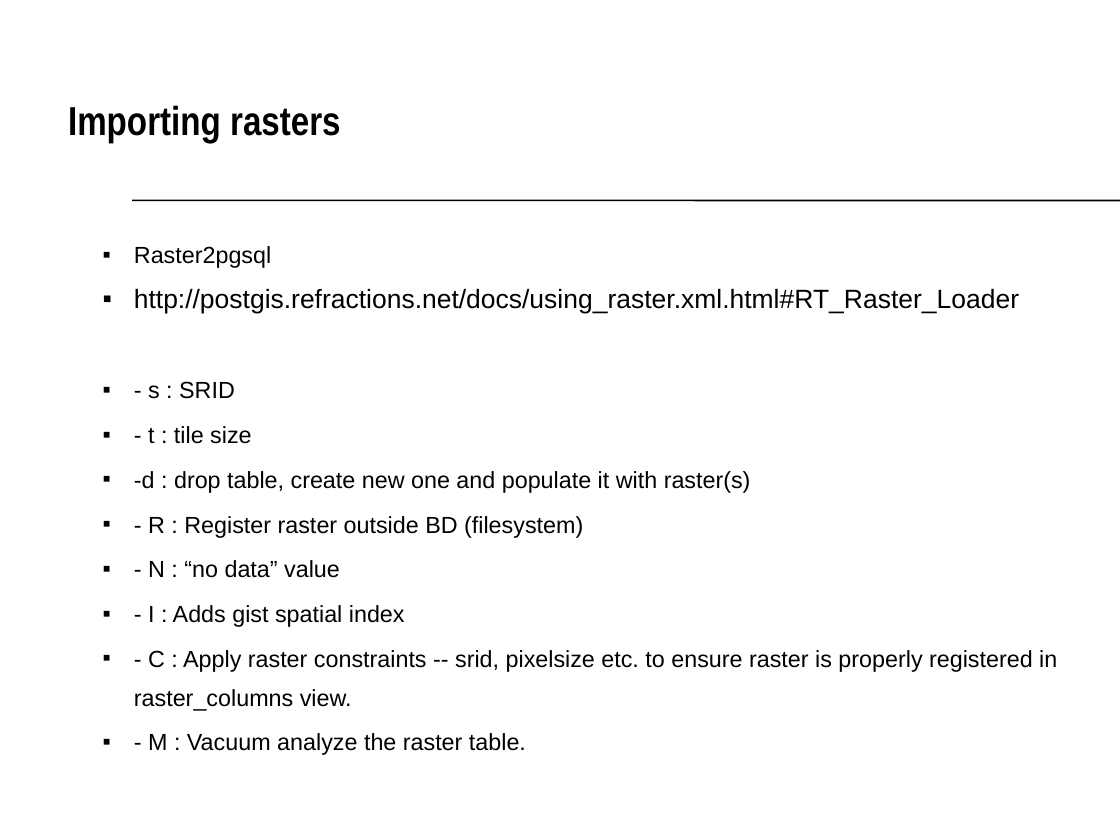
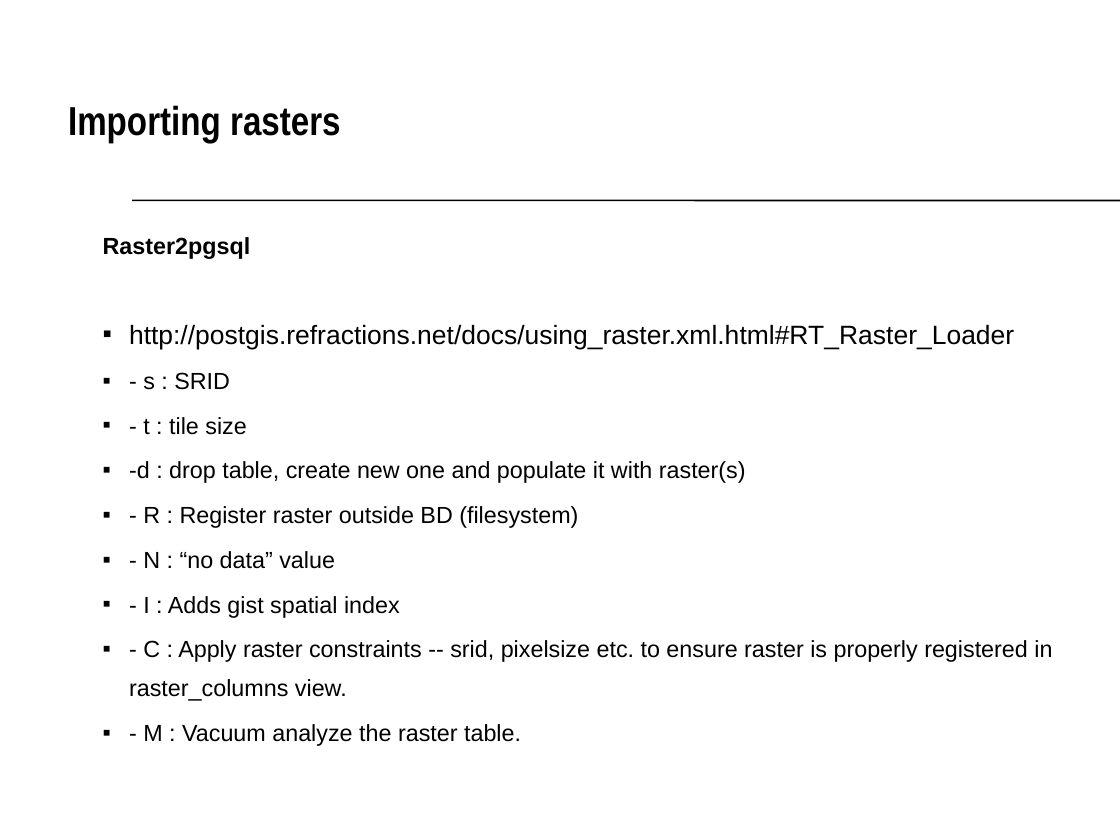
Before and after one commit to GIP-ITC-UniversityTwente/workshop-postgis-raster, a slide deck: slide 5 of presentation.ppt. Drawn at 1120x840 pixels with LibreOffice and Linux fonts; fonts in the diff are those of the drawing; background and template pictures are left out. Boxes give left, top, right and bottom in pixels: in the first picture for what was removed or moved away, otherwise in the second. Text is boxed around its words. In the diff, an @@ line names an element or a change of style, - is before the commit and + after.

```diff
--- a/presentation.ppt
+++ b/presentation.ppt
@@ text "Raster2pgsql": place and size @@
-text "Raster2pgsql" at box(134, 246, 1057, 755)
+text "Raster2pgsql" at box(103, 237, 1052, 746)
@@ text "Raster2pgsql" at box(103, 237, 1052, 746): bold on in "Raster2pgsql"; bullet ▪ to none; indent changed @@
```
Also in this commit, not shown: 3 other slides changed, 1 slide added, 1 slide removed, 1 other file.
